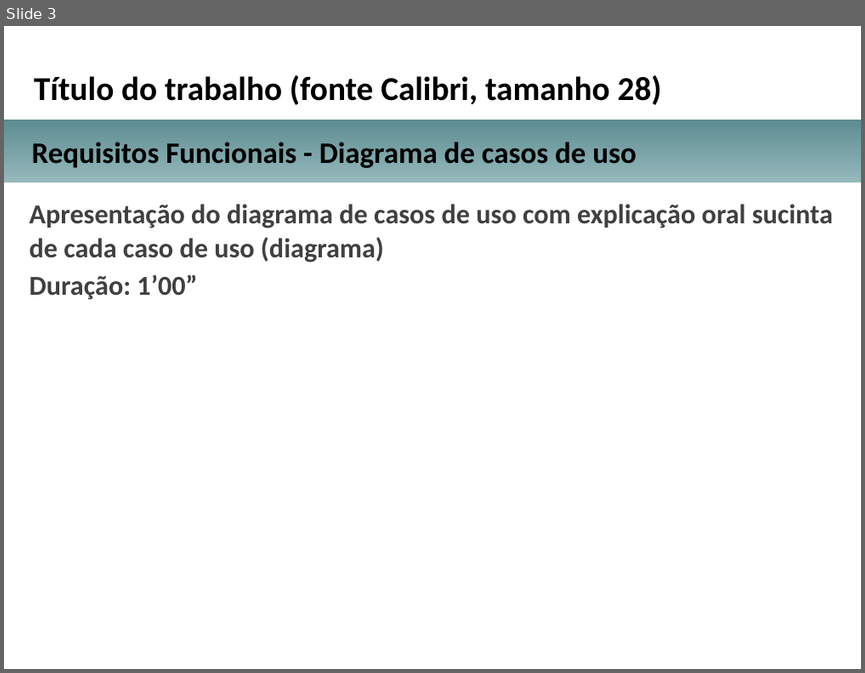
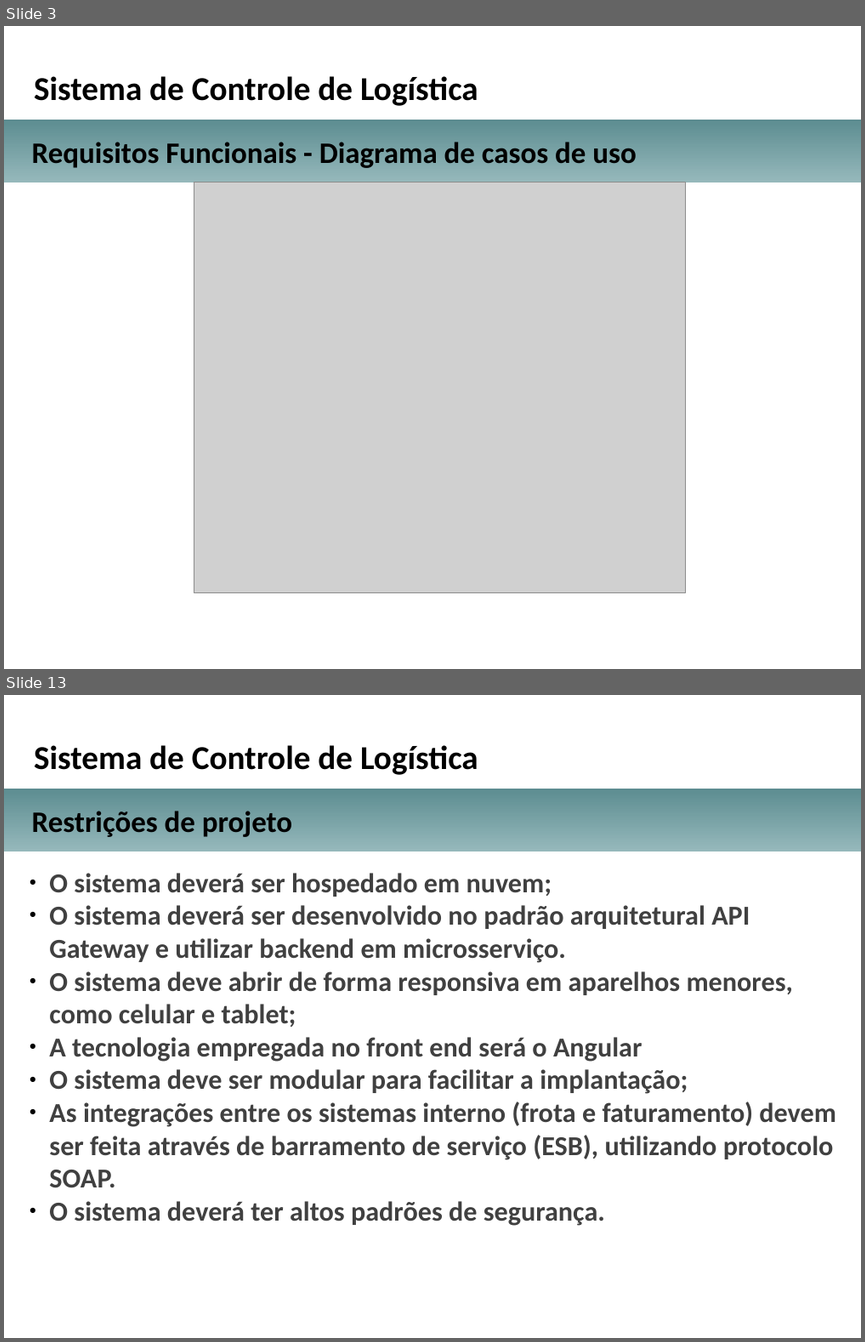
Before and after one commit to alecarl/pucminas-arq-tcc, a slide deck: Projeto Arquitetural/TCC_Apresentacao_projeto_arquitetural.pptx. Shown one above the other, each under a label of ours: slide 3 before the commit, slides 3 and 13 after it; the slides between them are not shown. The pictures are 865x673 and 865x1342 pixels, drawn with LibreOffice and Linux fonts; fonts in the diff are those of the drawing; grey boxes stand for pictures; background and template pictures are left out. Boxes give left, top, right and bottom in pixels: in the first picture for what was removed or moved away, otherwise in the second. Text is boxed around its words. In the diff, an @@ line names an element or a change of style, - is before the commit and + after.

Commit message:
Trabalho dia 12/08/2018 - 17:23

```diff
--- a/Projeto Arquitetural/TCC_Apresentacao_projeto_arquitetural.pptx
+++ b/Projeto Arquitetural/TCC_Apresentacao_projeto_arquitetural.pptx
@@ slide 13 added at <box>4,695,861,1338</box>, background picture (left out) @@
@@ text added at <box>34,745,478,775</box>, 28 pt, text #000000, bold @@
+Sistema de Controle de Logística
@@ rectangle added at <box>4,789,861,851</box>, fill gradient #95B8BB to #5D8D91 @@
@@ text added at <box>32,811,292,837</box>, 25 pt, text #000000, bold @@
+Restrições de projeto
@@ text added at <box>49,873,836,1225</box>, 23 pt, text #404040, bold @@
+● O sistema deverá ser hospedado em nuvem;
+● O sistema deverá ser desenvolvido no padrão arquitetural API Gateway e utilizar backend em microsserviço.
+● O sistema deve abrir de forma responsiva em aparelhos menores, como celular e tablet;
+● A tecnologia empregada no front end será o Angular
+● O sistema deve ser modular para facilitar a implantação;
+● As integrações entre os sistemas interno (frota e faturamento) devem ser feita através de barramento de serviço (ESB), utilizando protocolo SOAP.
+● O sistema deverá ter altos padrões de segurança.
@@ slide 3 changed as well @@
@@ text at <box>34,76,478,106</box>: text changed @@
-Título do trabalho (fonte Calibri, tamanho 28)
+Sistema de Controle de Logística
@@ text removed at <box>30,204,833,300</box> @@
-Apresentação do diagrama de casos de uso com explicação oral sucinta de cada caso de uso (diagrama)
-Duração: 1’00”
@@ picture added at <box>194,182,685,592</box> @@
```
Also in this commit, not shown: 3 other slides changed, 12 other slides added, 5 slides removed, 1 other file.
